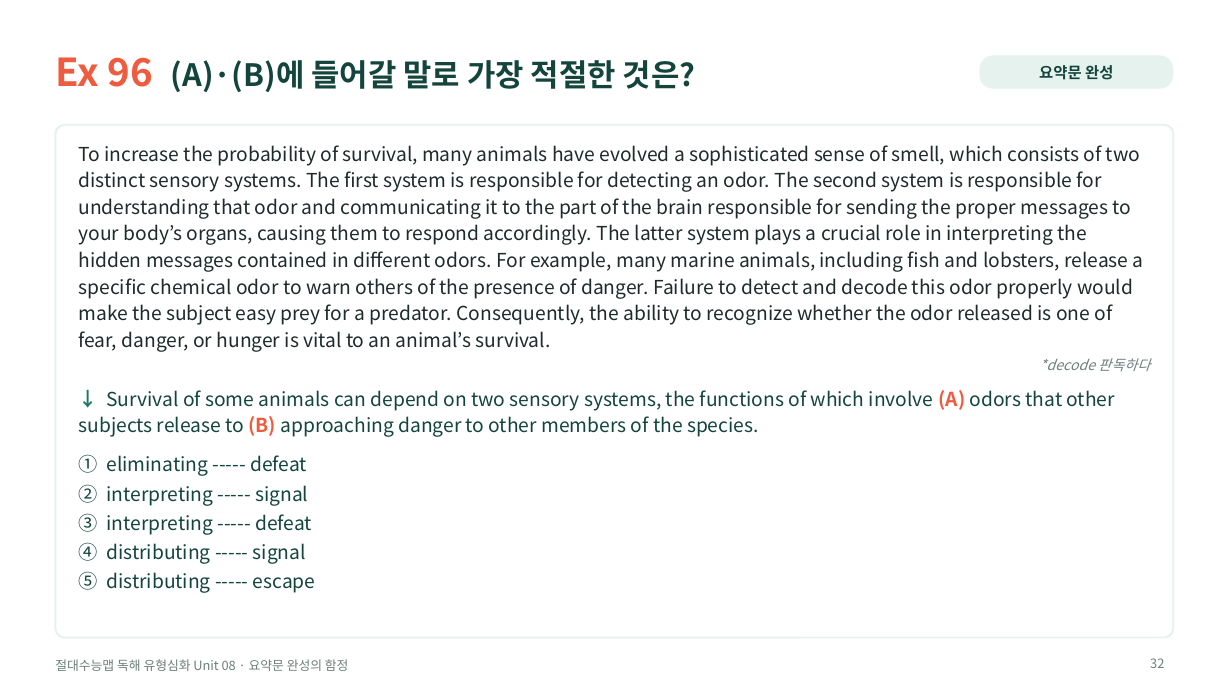
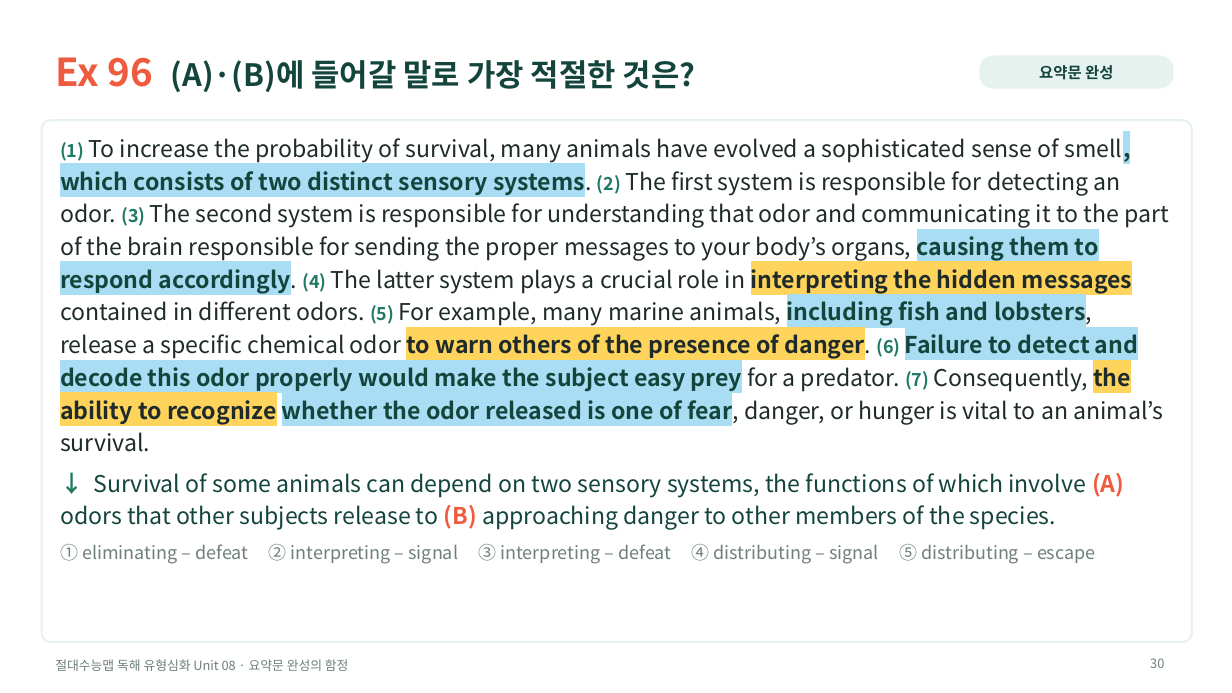
Before and after one commit to HUFSDavid/HUFSDavid, a slide deck: slide 30 of 절대수능맵_독해유형심화_Unit08_수업PPT.pptx (slide 32 before the commit). Drawn at 1232x693 pixels with LibreOffice and Linux fonts; fonts in the diff are those of the drawing. Boxes give left, top, right and bottom in pixels: in the first picture for what was removed or moved away, otherwise in the second. Text is boxed around its words. In the diff, an @@ line names an element or a change of style, - is before the commit and + after.

```diff
--- a/절대수능맵_독해유형심화_Unit08_수업PPT.pptx
+++ b/절대수능맵_독해유형심화_Unit08_수업PPT.pptx
@@ rounded rectangle: place and size @@
-rounded rectangle at <box>55,125,1174,638</box>
+rounded rectangle at <box>42,120,1192,642</box>
@@ text at <box>60,134,1169,452</box>: text changed; size 15 to 18 pt @@
-To increase the probability of survival, many animals have evolved a sophisticated sense of smell, which consists of two distinct sensory systems. The first system is responsible for detecting an odor. The second system is responsible for understanding that odor and communicating it to the part of the brain responsible for sending the proper messages to your body’s organs, causing them to respond accordingly. The latter system plays a crucial role in interpreting the hidden messages contained in different odors. For example, many marine animals, including fish and lobsters, release a specific chemical odor to warn others of the presence of danger. Failure to detect and decode this odor properly would make the subject easy prey for a predator. Consequently, the ability to recognize whether the odor released is one of fear, danger, or hunger is vital to an animal’s survival.
-*decode 판독하다
+(1) To increase the probability of survival, many animals have evolved a sophisticated sense of smell, which consists of two distinct sensory systems. (2) The first system is responsible for detecting an odor. (3) The second system is responsible for understanding that odor and communicating it to the part of the brain responsible for sending the proper messages to your body’s organs, causing them to respond accordingly. (4) The latter system plays a crucial role in interpreting the hidden messages contained in different odors. (5) For example, many marine animals, including fish and lobsters, release a specific chemical odor to warn others of the presence of danger. (6) Failure to detect and decode this odor properly would make the subject easy prey for a predator. (7) Consequently, the ability to recognize whether the odor released is one of fear, danger, or hunger is vital to an animal’s survival.
@@ text "(1) To increase the probability ...": place and size @@
-text "(1) To increase the probability ..." at <box>79,145,1150,593</box>
+text "(1) To increase the probability ..." at <box>60,134,1169,564</box>
@@ text at <box>60,473,1124,530</box>: size 15 to 18 pt in "↓ Survival of some animals can depend ..."; line spacing 1.15 to 1.18; less space between paragraphs @@
@@ text at <box>60,544,1096,564</box>: text changed; size 15 to 14 pt; text colour #14453D to #6E7F7C @@
-① eliminating ----- defeat
-② interpreting ----- signal
-③ interpreting ----- defeat
-④ distributing ----- signal
-⑤ distributing ----- escape
+① eliminating – defeat ② interpreting – signal ③ interpreting – defeat ④ distributing – signal ⑤ distributing – escape
@@ page number at <box>1150,658,1164,668</box>: text changed @@
-32
+30
```
Also in this commit, not shown: 51 other slides changed, 14 slides added, 29 slides removed, 5 other files.
